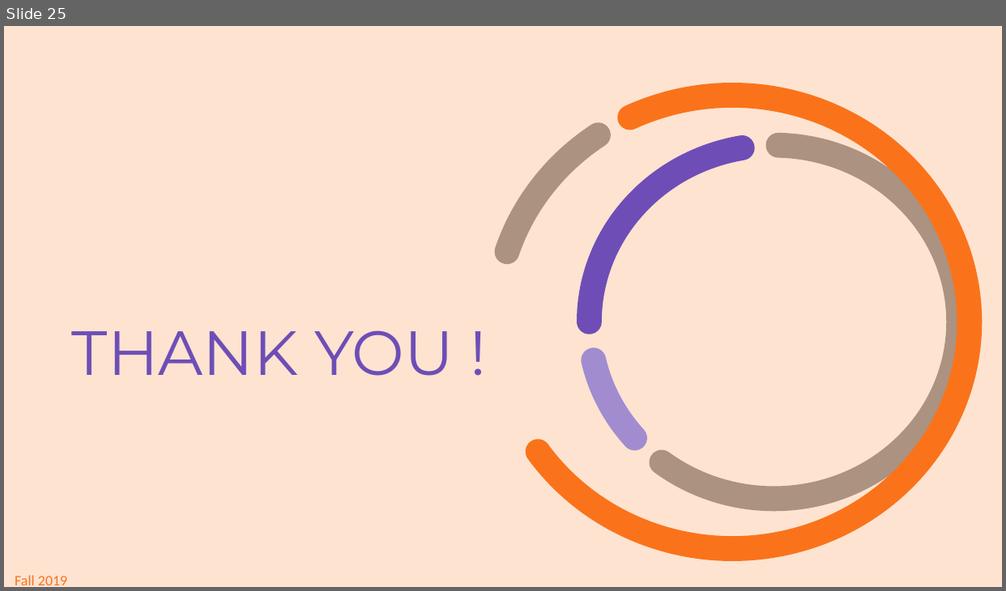
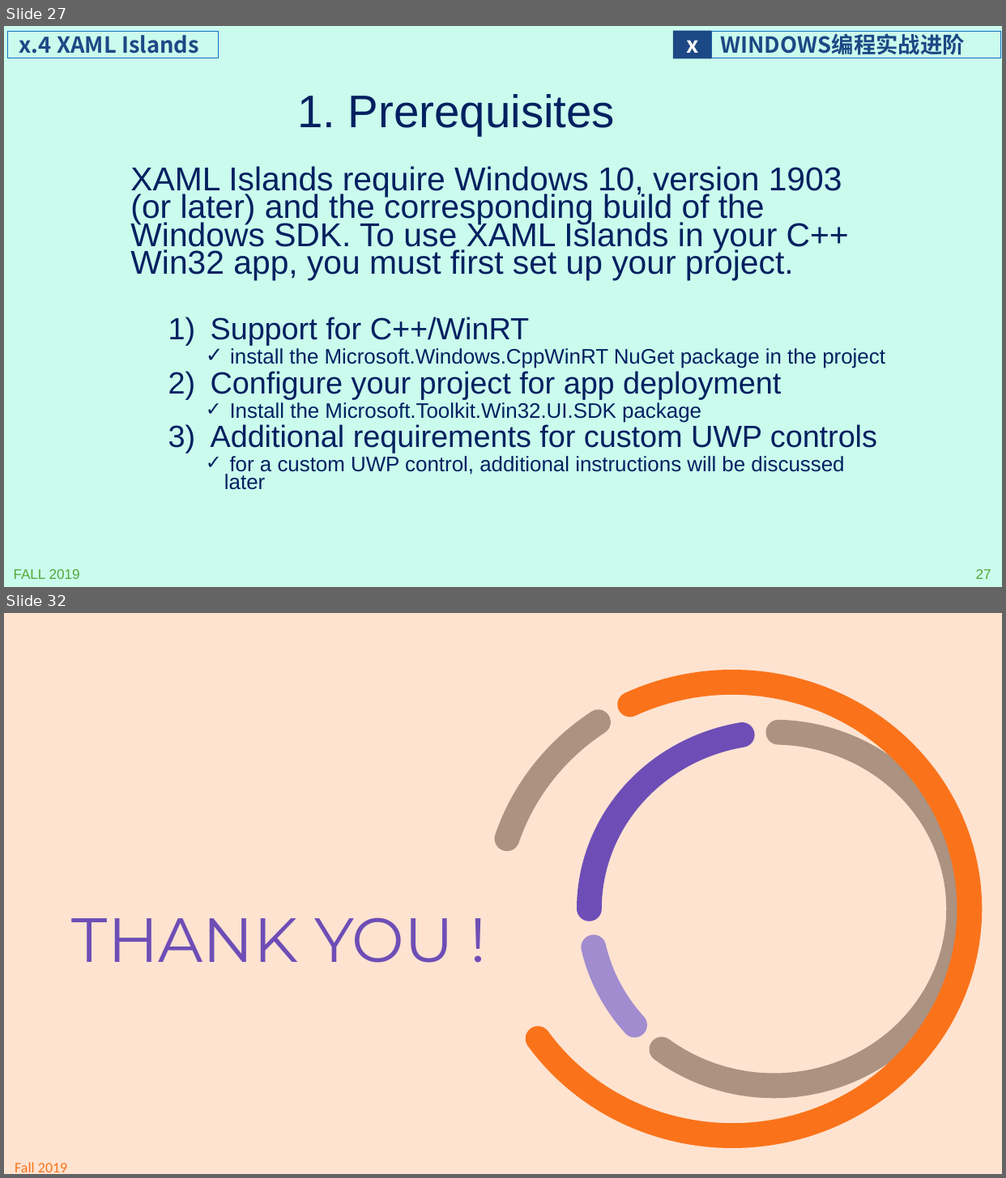
Before and after one commit to programming-windows/ppt, a slide deck: programmingWindows_extra.pptx. Shown one above the other, each under a label of ours: slide 25 before the commit, slides 27 and 32 after it; the slides between them are not shown. The pictures are 1006x591 and 1006x1178 pixels, drawn with LibreOffice and Linux fonts; fonts in the diff are those of the drawing; background and template pictures are left out. Boxes give left, top, right and bottom in pixels: in the first picture for what was removed or moved away, otherwise in the second. Text is boxed around its words. In the diff, an @@ line names an element or a change of style, - is before the commit and + after.

```diff
--- a/programmingWindows_extra.pptx
+++ b/programmingWindows_extra.pptx
@@ slide 27 added at <box>4,26,1002,587</box>, background #CAFBED @@
@@ rectangle added at <box>8,31,218,58</box>, outline #0F6FC6 0.75 pt, 21.3 pt, text #1C4885, bold @@
+x.4 XAML Islands
@@ rectangle added at <box>673,31,712,59</box>, fill #1C4885, 21.3 pt, text #FFFFFF, bold @@
+x
@@ rectangle added at <box>711,31,1000,58</box>, outline #0F6FC6 0.75 pt, 21.3 pt, text #1C4885, bold @@
+WINDOWS编程实战进阶
@@ title added at <box>297,94,615,136</box>, 44 pt, text #002060 @@
+1. Prerequisites
@@ text added at <box>130,166,885,490</box>, 20.1 pt, text #002060 @@
+XAML Islands require Windows 10, version 1903 (or later) and the corresponding build of the Windows SDK. To use XAML Islands in your C++ Win32 app, you must first set up your project.
+  1) Support for C++/WinRT
+    ✓ install the Microsoft.Windows.CppWinRT NuGet package in the project
+  2) Configure your project for app deployment
+    ✓ Install the Microsoft.Toolkit.Win32.UI.SDK package
+  3) Additional requirements for custom UWP controls
+    ✓ for a custom UWP control, additional instructions will be discussed later
@@ text added at <box>14,570,80,579</box>, 13.3 pt, text #55A839 @@
+FALL 2019
@@ page number added at <box>976,570,991,579</box>, 13.3 pt, text #55A839 @@
+27
@@ what was slide 25 is now slide 32 @@
```
Also in this commit, not shown: 2 slides changed, 6 other slides added.
